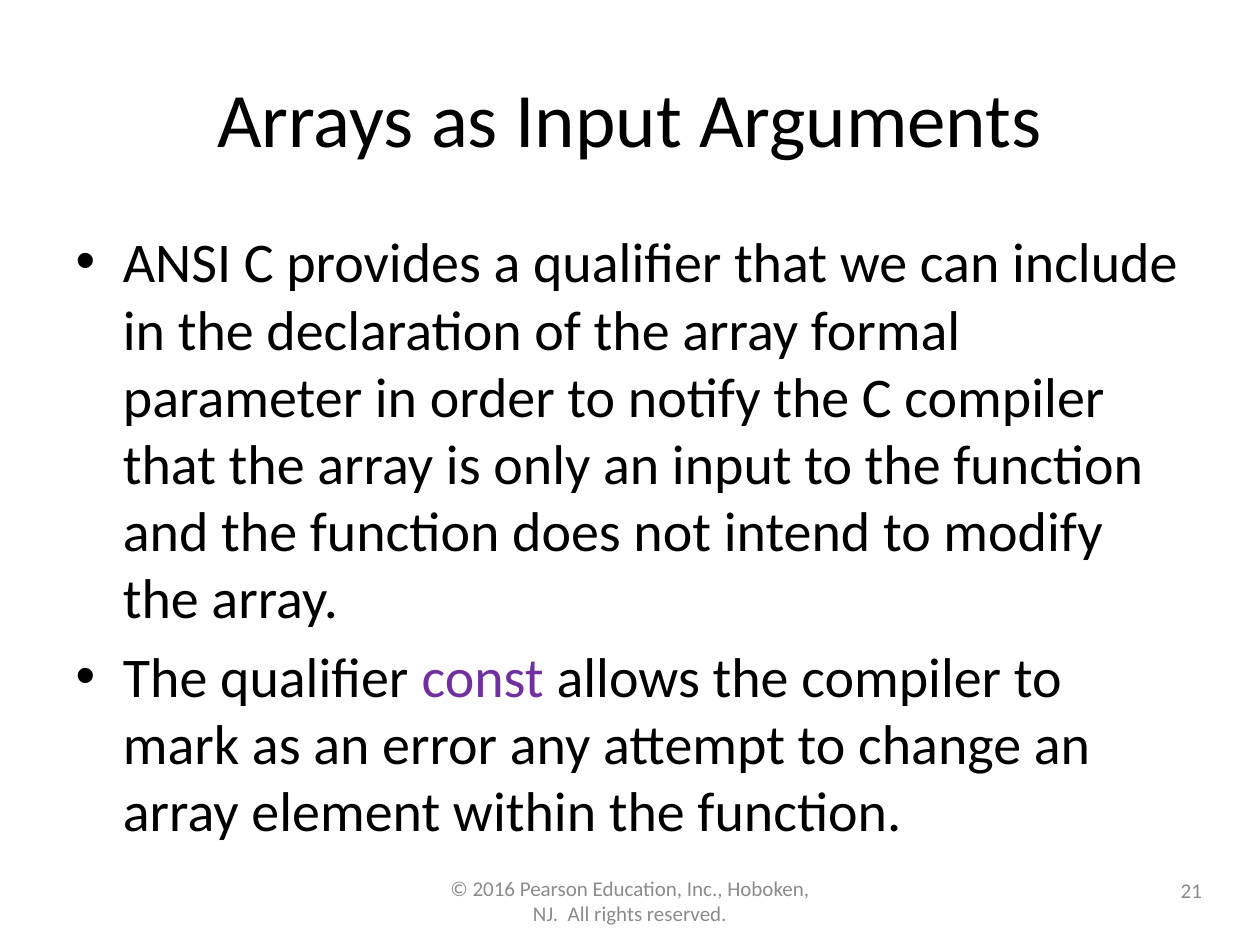
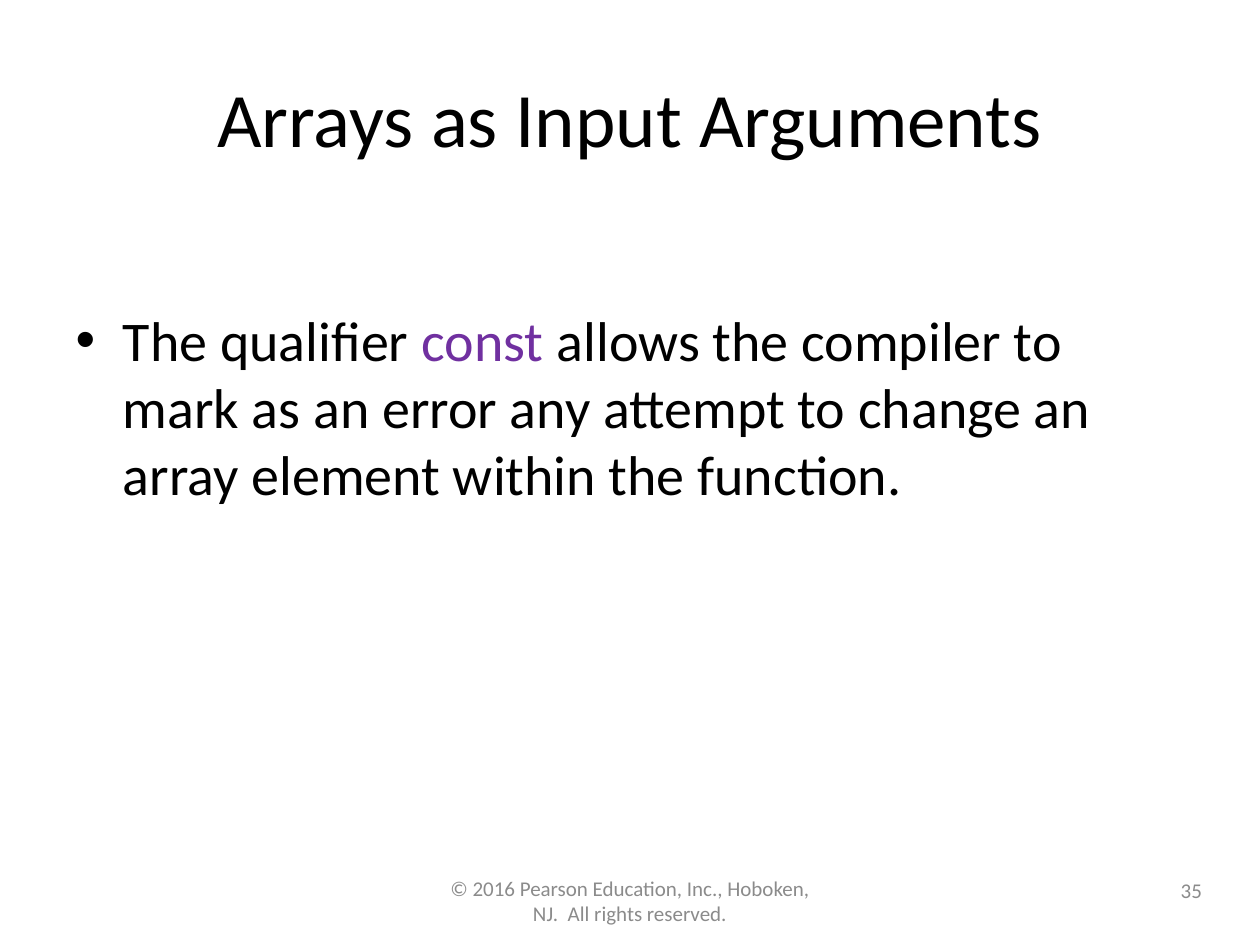
Before and after one commit to lgw2/lgw2.github.io, a slide deck: slide 35 of _teaching/csci112-fall-2023/lectures/ppts/Chapter7.pptx (slide 21 before the commit). Drawn at 1260x945 pixels with LibreOffice and Linux fonts; fonts in the diff are those of the drawing. Boxes give left, top, right and bottom in pixels: in the first picture for what was removed or moved away, otherwise in the second. Text is boxed around its words. In the diff, an @@ line names an element or a change of style, - is before the commit and + after.

```diff
--- a/_teaching/csci112-fall-2023/lectures/ppts/Chapter7.pptx
+++ b/_teaching/csci112-fall-2023/lectures/ppts/Chapter7.pptx
@@ text at <box>123,243,1177,627</box>: paragraph removed @@
-• ANSI C provides a qualifier that we can include in the declaration of the array formal parameter in order to notify the C compiler that the array is only an input to the function and the function does not intend to modify the array.
@@ page number at <box>1181,884,1202,898</box>: text changed @@
-21
+35
```
Also in this commit, not shown: 14 slides added, 2 other files.
